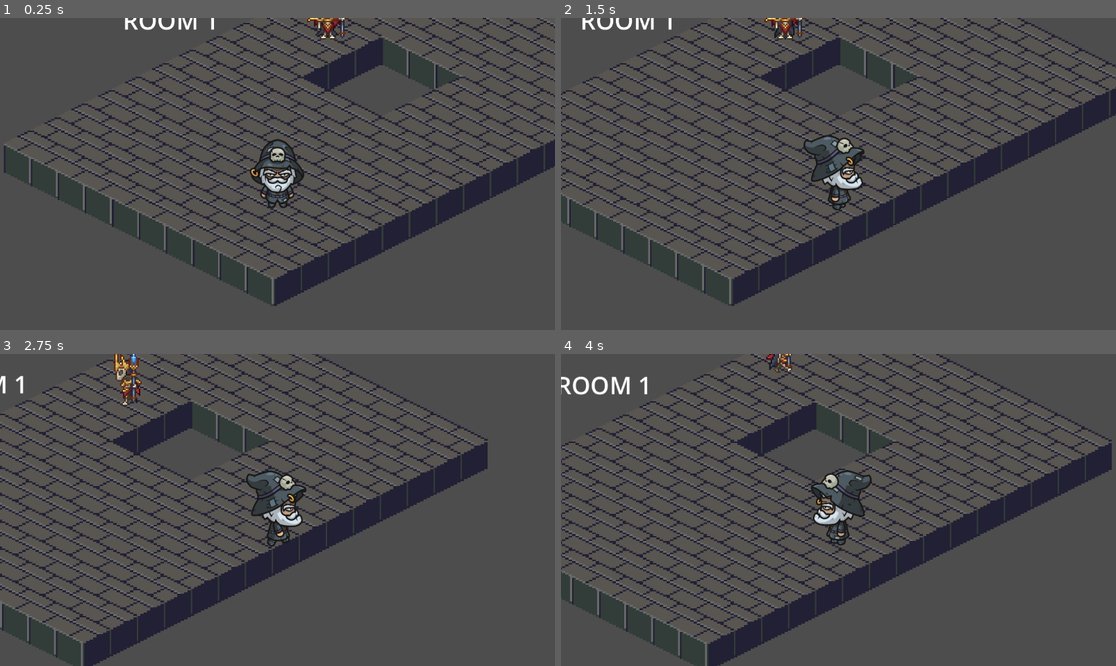
Above: before the commit, frames 1-4 (two rows, left to right).
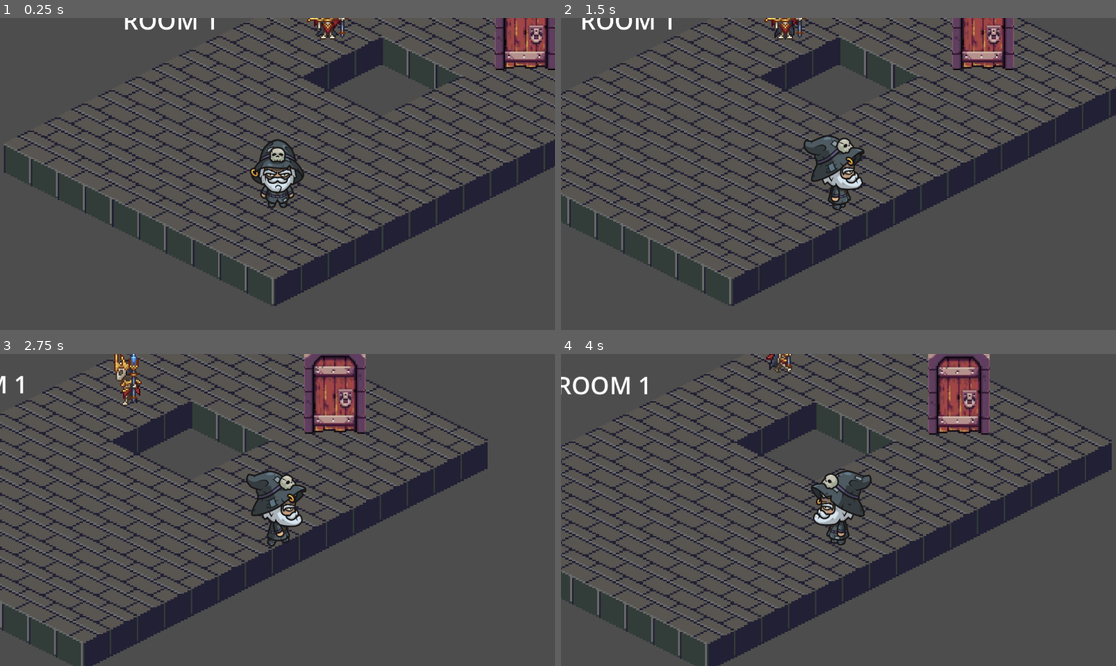
Above: after the commit, the same moments.

Repository: xpvanderhoek/GamonGames
Game: Godot game, scene res://Scenes/game.tscn
Same seed, same stepped clock (60 frames per second), same inputs: the game is played once before the commit and once after it.
Inputs (mouse positions are in pixels of both pictures, inside the frame that each line leads up to):
- Up to frame 1 (0.25 s): no input
- Up to frame 2 (1.5 s): move the mouse to (960, 158) at 0.52 s; hold D (move_right) 0.53-1.25 s; hold E (interact) 0.53-1.25 s; click (960, 158) at 0.67 s; tap Space (ui_select) at 0.77 s; drag from (727, 189) to (788, 21) at 1.27 s
- Up to frame 3 (2.75 s): move the mouse to (333, 441) at 2.02 s; hold D (move_right) from 2.03 s (still down); hold Y from 2.03 s (still down)
- Up to frame 4 (4 s): release D (move_right) at 2.75 s; release Y at 2.75 s; drag from (810, 572) to (688, 388) at 2.77 s; move the mouse to (1005, 556) at 3.52 s; hold A (move_left) from 3.53 s (still down); hold E (interact) from 3.53 s (still down); tap Space (ui_select) at 3.77 s

The runs differ from the first frame. In frame 1, 1.6% of the frame differs, in the area x 89-100%, y 0-17%; in frame 2, 1.6%; in frame 3, 2.4%, in the area x 54-66%, y 0-26%; in frame 4, 2.4%.

Commit message:
Update room_1.tscn

Diff:
--- a/gamon-games/scenes/rooms/room_1.tscn
+++ b/gamon-games/scenes/rooms/room_1.tscn
@@ -1,7 +1,7 @@
 [gd_scene format=4 uid="uid://1pnpqphwnw6"]
 
 [ext_resource type="Texture2D" uid="uid://bgghk116s6pl4" path="res://Assets/Placeholders/bettersheet.png" id="1_fbq1s"]
-[ext_resource type="PackedScene" uid="uid://c2d27vcpwdqpj" path="res://Scenes/door.tscn" id="1_hnbyo"]
+[ext_resource type="PackedScene" uid="uid://c53jm5tnw6doc" path="res://scenes/door.tscn" id="3_21tkn"]
 [ext_resource type="PackedScene" uid="uid://bjsaejikahdsi" path="res://Scenes/enemy.tscn" id="4_nsq00"]
 
 [sub_resource type="NavigationPolygon" id="NavigationPolygon_a0jlh"]
@@ -51,7 +51,7 @@
 [node name="Enemy" parent="." unique_id=1814016211 instance=ExtResource("4_nsq00")]
 position = Vector2(450, 54)
 
-[node name="SpawnPoint" type="Marker2D" parent="."]
+[node name="SpawnPoint" type="Marker2D" parent="." unique_id=814210741]
 position = Vector2(344, 369)
 
 [node name="Label" type="Label" parent="." unique_id=1645333632]
@@ -61,3 +61,6 @@
 offset_bottom = 84.0
 theme_override_font_sizes/font_size = 50
 text = "ROOM 1"
+
+[node name="Door" parent="." unique_id=89376507 instance=ExtResource("3_21tkn")]
+position = Vector2(859, 56)
